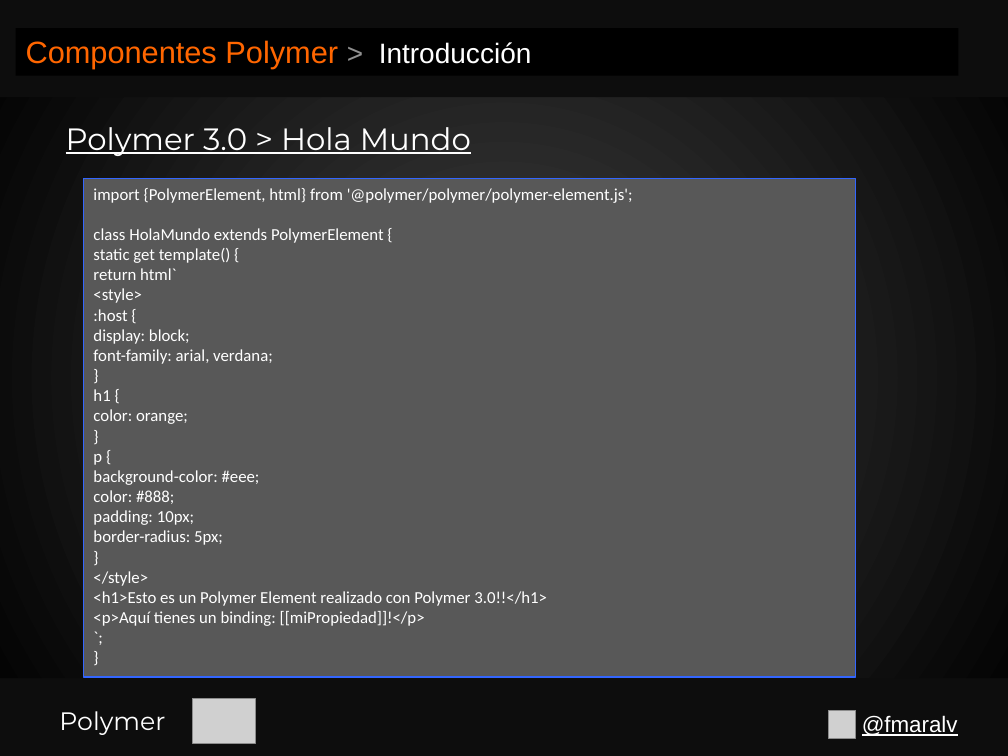
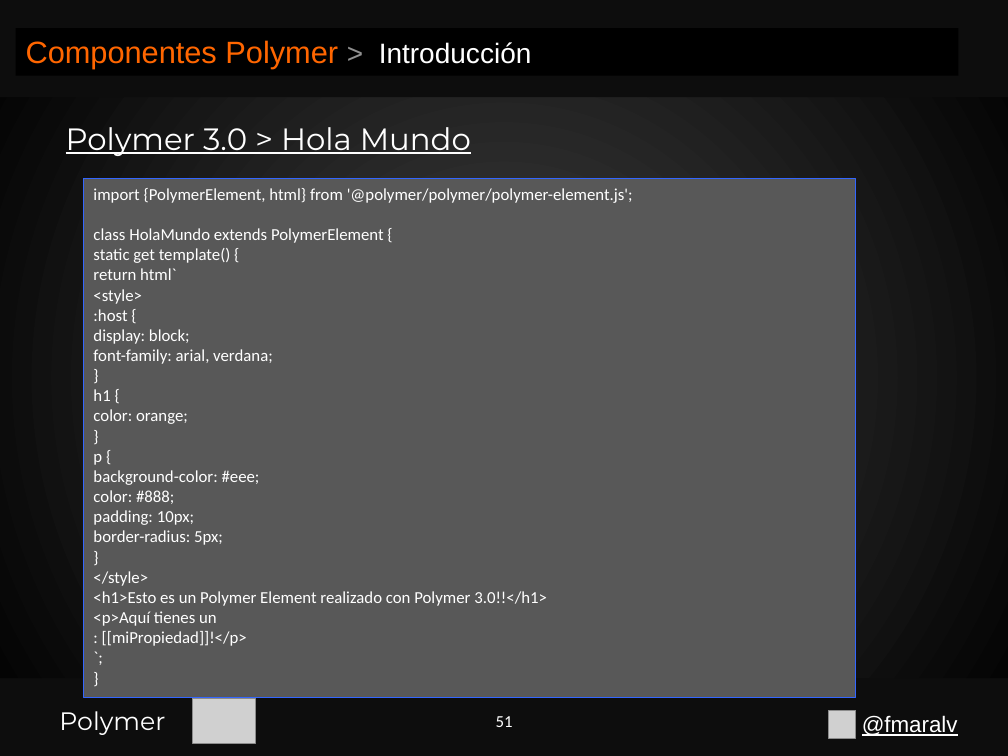
Before and after one commit to fmaralv/Presentacion, a slide deck: slide 51 of Polymer.pptx. Drawn at 1008x756 pixels with LibreOffice and Linux fonts; fonts in the diff are those of the drawing; grey boxes stand for pictures. Boxes give left, top, right and bottom in pixels: in the first picture for what was removed or moved away, otherwise in the second. Text is boxed around its words. In the diff, an @@ line names an element or a change of style, - is before the commit and + after.

```diff
--- a/Polymer.pptx
+++ b/Polymer.pptx
@@ rectangle "import {PolymerElement, html} from '@polymer/polymer/polymer ...": place and size @@
-rectangle "import {PolymerElement, html} from '@polymer/polymer/polymer ..." at [84,178,856,677]
+rectangle "import {PolymerElement, html} from '@polymer/polymer/polymer ..." at [84,178,856,698]
@@ text in rectangle at [93,611,247,646]: text changed @@
-<p>Aquí tienes un binding: [[miPropiedad]]!</p>
+<p>Aquí tienes un
+: [[miPropiedad]]!</p>
@@ page number added at [496,716,513,727], 12 pt, text #FFFFFF @@
+51
```
Also in this commit, not shown: 68 other slides changed, 35 slides added, 2 slides removed.
